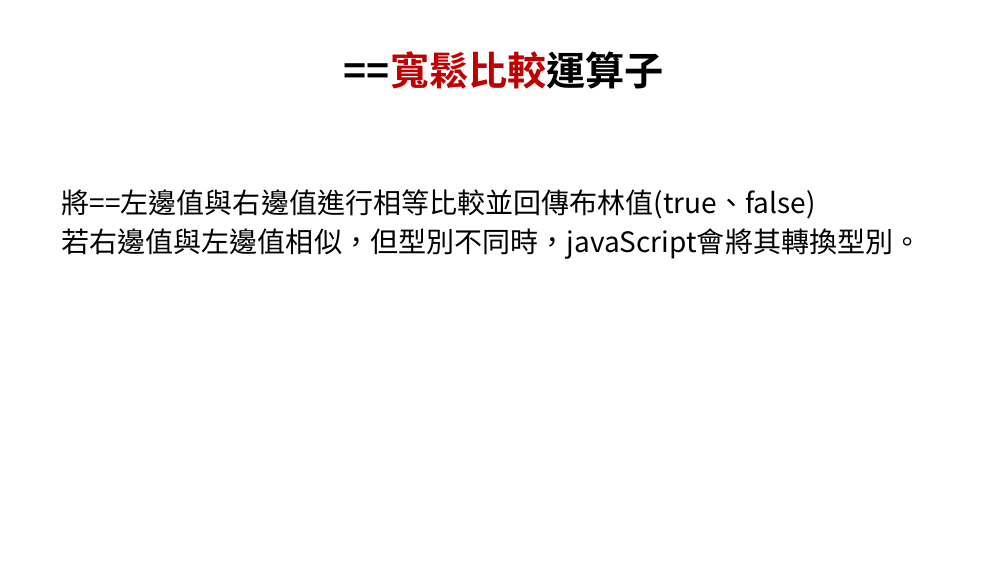
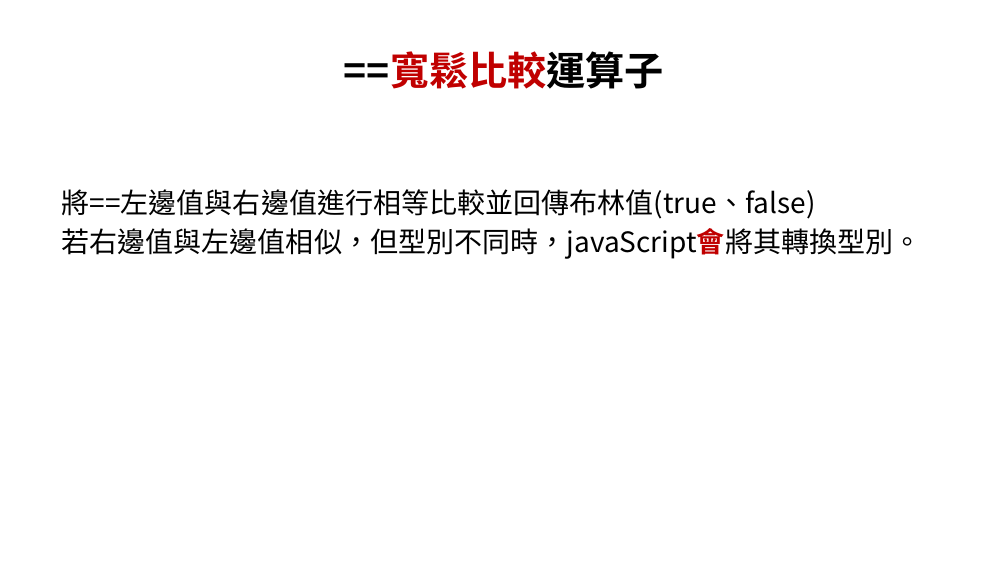
Before and after one commit to allen8101070/JavaScript-PPT, a slide deck: slide 38 of javaScript.pptx (slide 37 before the commit). Drawn at 1008x567 pixels with LibreOffice and Linux fonts; fonts in the diff are those of the drawing. Boxes give left, top, right and bottom in pixels: in the first picture for what was removed or moved away, otherwise in the second. Text is boxed around its words. In the diff, an @@ line names an element or a change of style, - is before the commit and + after.

```diff
--- a/javaScript.pptx
+++ b/javaScript.pptx
@@ text at (62, 228, 922, 259): text colour #000000 to #C00000, bold on in "若右邊值與左邊值相似，但型別不同時，javaScript會將其轉換型別。" @@
```
Also in this commit, not shown: 6 other slides changed, 23 slides added, 1 slide removed.
